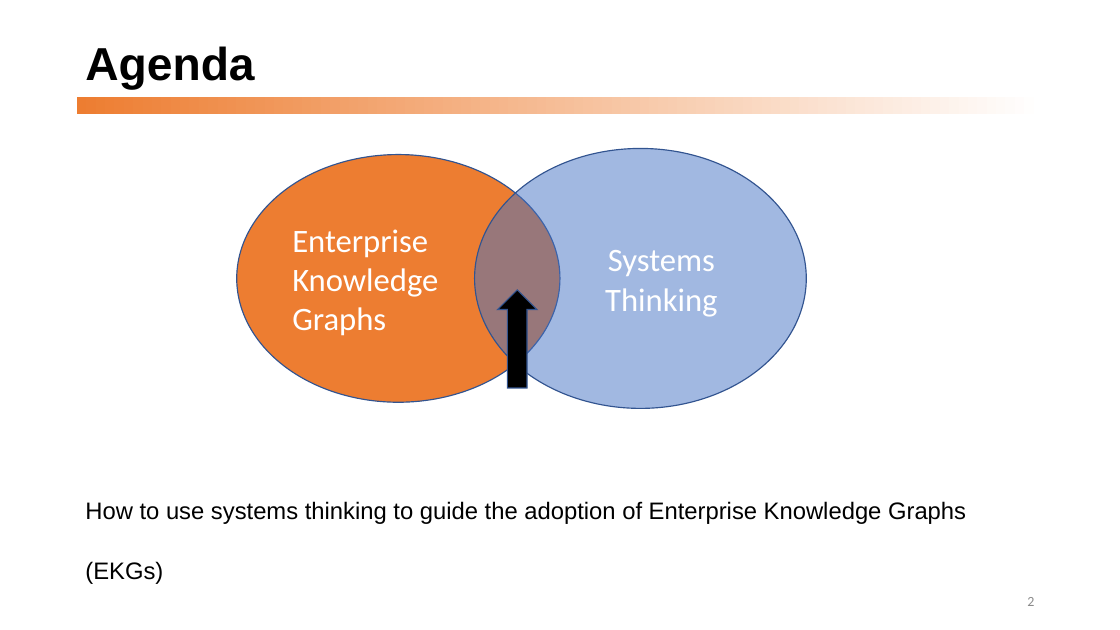
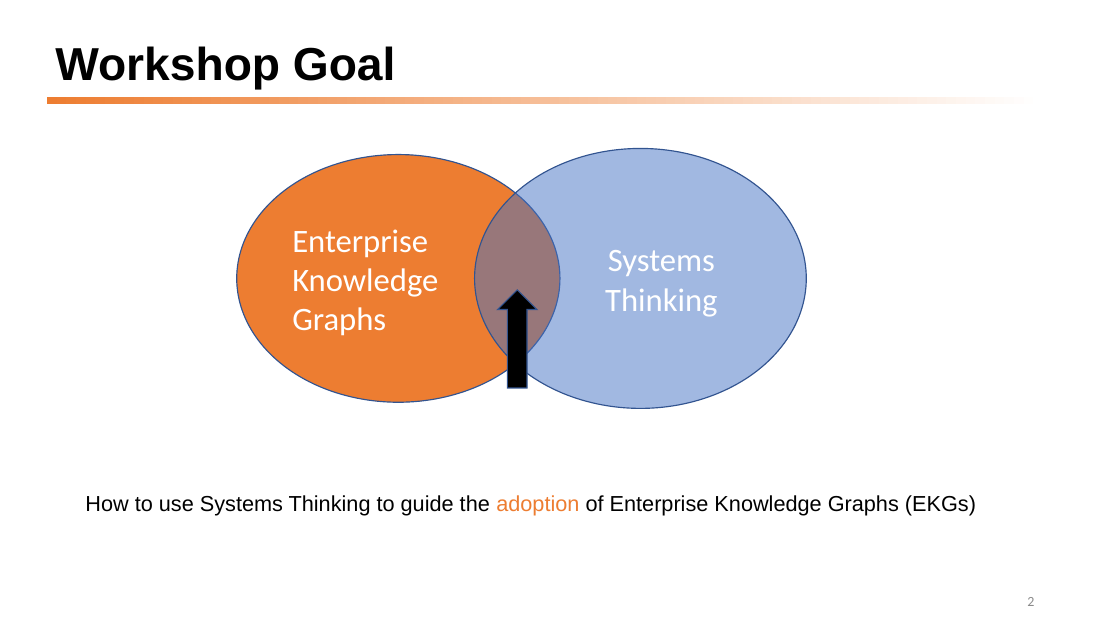
Before and after one commit to dmccreary/graph-systems-thinking, a slide deck: slide 2 of docs/presentations/GST-Half-Day-Workshop-2022.pptx. Drawn at 1120x630 pixels with LibreOffice and Linux fonts; fonts in the diff are those of the drawing. Boxes give left, top, right and bottom in pixels: in the first picture for what was removed or moved away, otherwise in the second. Text is boxed around its words. In the diff, an @@ line names an element or a change of style, - is before the commit and + after.

```diff
--- a/docs/presentations/GST-Half-Day-Workshop-2022.pptx
+++ b/docs/presentations/GST-Half-Day-Workshop-2022.pptx
@@ title at (x1=55, y1=46, x2=396, y2=90): text changed @@
-Agenda
+Workshop Goal
@@ rectangle resized from (x1=77, y1=97, x2=1044, y2=114) to (x1=47, y1=97, x2=1044, y2=104) @@
@@ text at (x1=85, y1=495, x2=976, y2=516): text changed; size 20.4 to 18.6 pt @@
-How to use systems thinking to guide the adoption of Enterprise Knowledge Graphs (EKGs)
+How to use Systems Thinking to guide the adoption of Enterprise Knowledge Graphs (EKGs)
```
Also in this commit, not shown: 10 other slides changed, 42 slides added, 1 other file.
